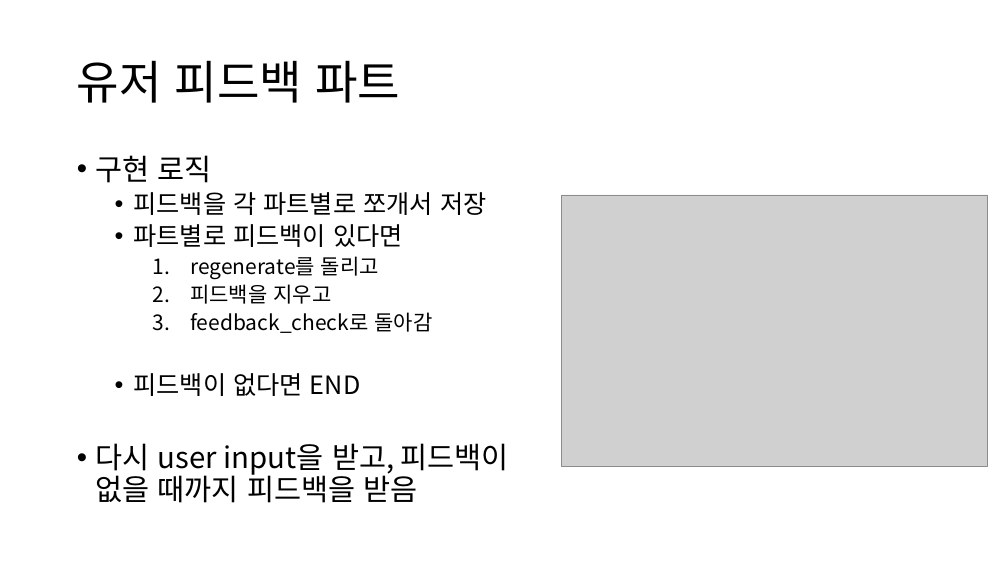
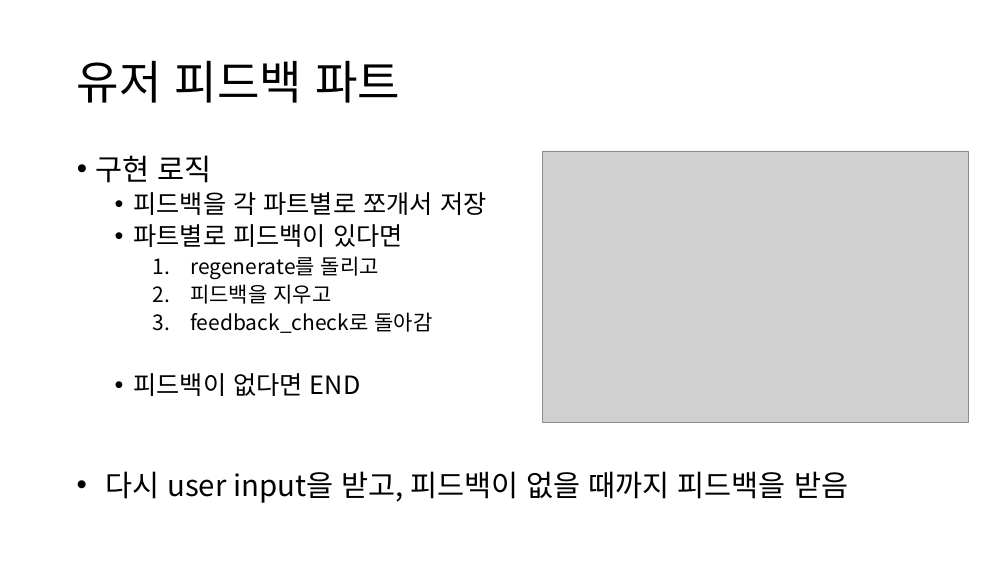
Before and after one commit to semistone97/pjt-SEO, a slide deck: slide 7 of jskim/키워드 기반 리스팅 최적화 에이전트 - 구현파트.pptx (slide 6 before the commit). Drawn at 1008x567 pixels with LibreOffice and Linux fonts; fonts in the diff are those of the drawing; grey boxes stand for pictures. Boxes give left, top, right and bottom in pixels: in the first picture for what was removed or moved away, otherwise in the second. Text is boxed around its words. In the diff, an @@ line names an element or a change of style, - is before the commit and + after.

```diff
--- a/jskim/키워드 기반 리스팅 최적화 에이전트 - 구현파트.pptx
+++ b/jskim/키워드 기반 리스팅 최적화 에이전트 - 구현파트.pptx
@@ picture: place and size @@
-picture at (562,195,988,467)
+picture at (543,151,969,423)
@@ text at (96,443,509,503): paragraph removed @@
-• 다시 user input을 받고, 피드백이 없을 때까지 피드백을 받음
@@ text added at (105,471,848,503), 28 pt, text #000000 @@
+• 다시 user input을 받고, 피드백이 없을 때까지 피드백을 받음
```
Also in this commit, not shown: 9 other slides changed, 2 slides added, 1 slide removed, 6 other files.
